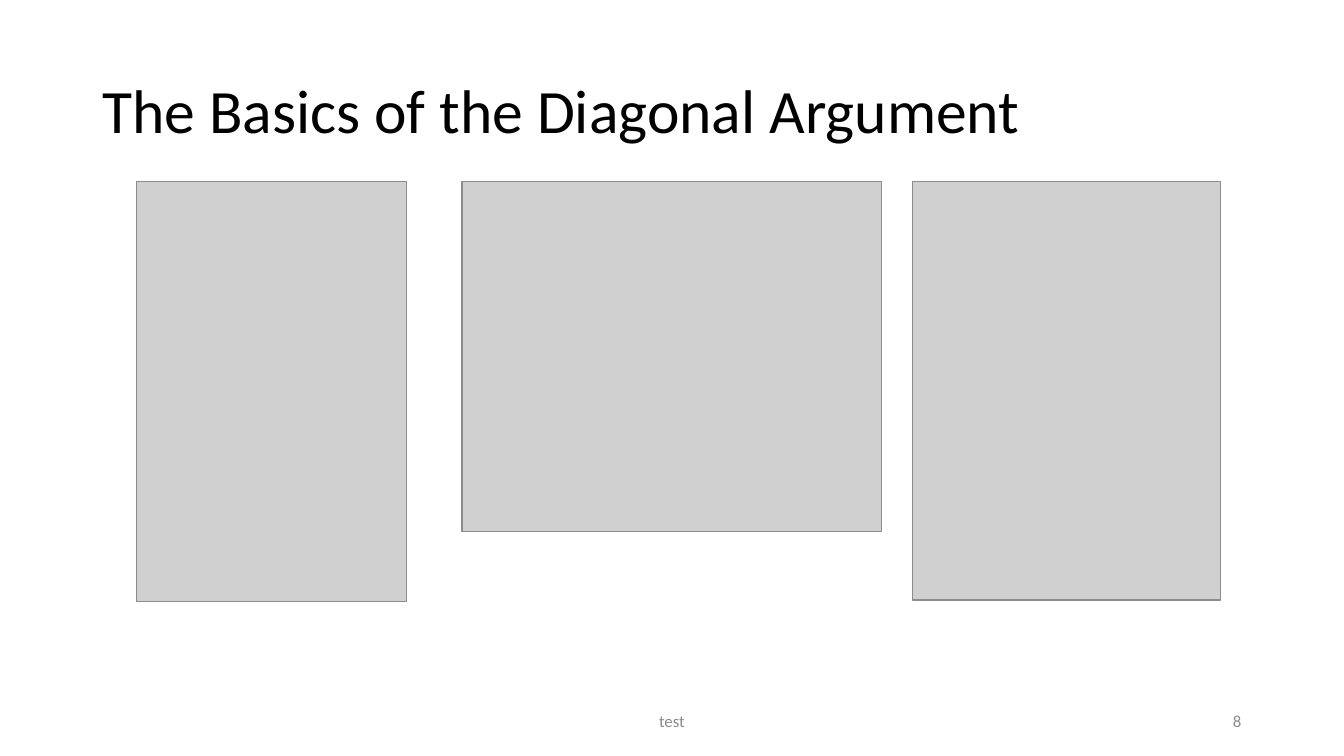
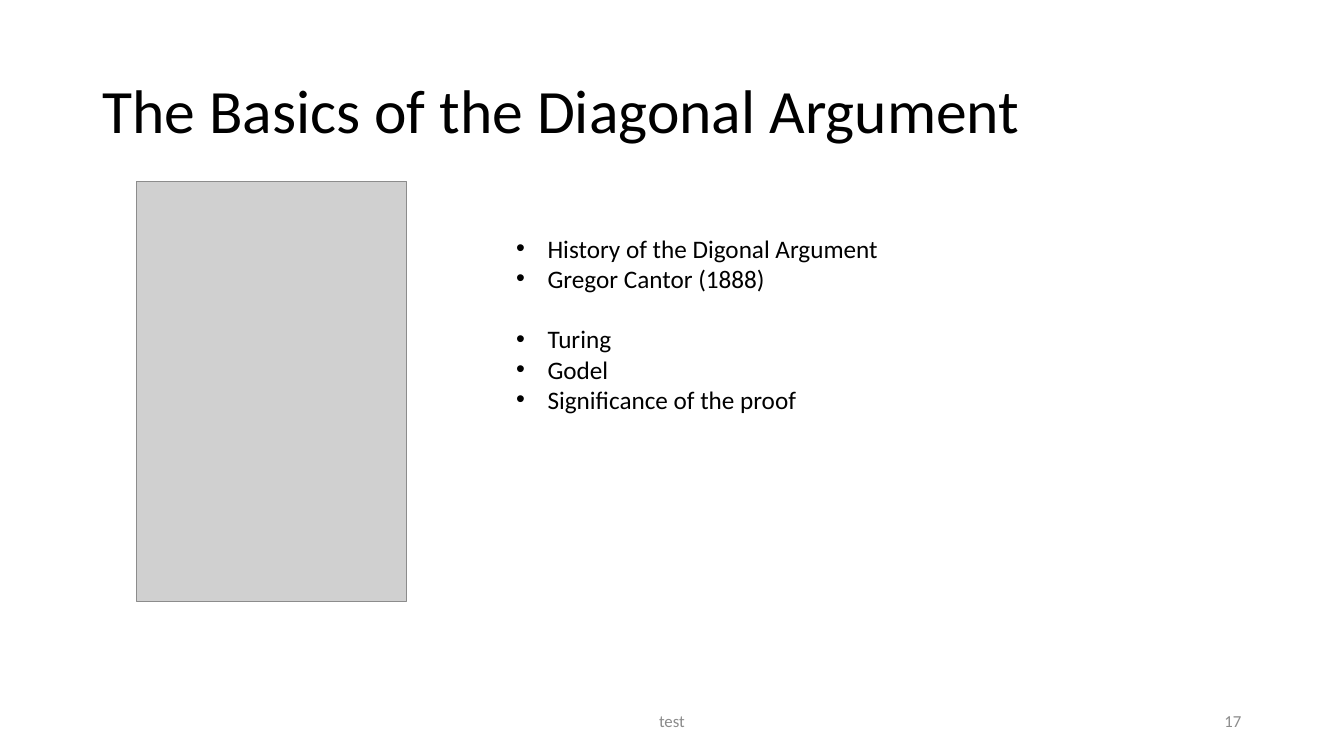
Before and after one commit to seanwestfall/algorithm_w_presentation, a slide deck: slide 16 of Presentation1.pptx (slide 7 before the commit). Drawn at 1344x756 pixels with LibreOffice and Linux fonts; fonts in the diff are those of the drawing; grey boxes stand for pictures. Boxes give left, top, right and bottom in pixels: in the first picture for what was removed or moved away, otherwise in the second. Text is boxed around its words. In the diff, an @@ line names an element or a change of style, - is before the commit and + after.

Commit message:
Added more slides

```diff
--- a/Presentation1.pptx
+++ b/Presentation1.pptx
@@ picture removed at [462, 181, 882, 531] @@
@@ picture removed at [913, 181, 1222, 600] @@
@@ text added at [548, 240, 877, 414], 18 pt, text #000000 @@
+• History of the Digonal Argument
+• Gregor Cantor (1888)
+• Turing
+• Godel
+• Significance of the proof
@@ page number at [1224, 716, 1241, 727]: text changed @@
-8
+17
```
Also in this commit, not shown: 11 slides added.
